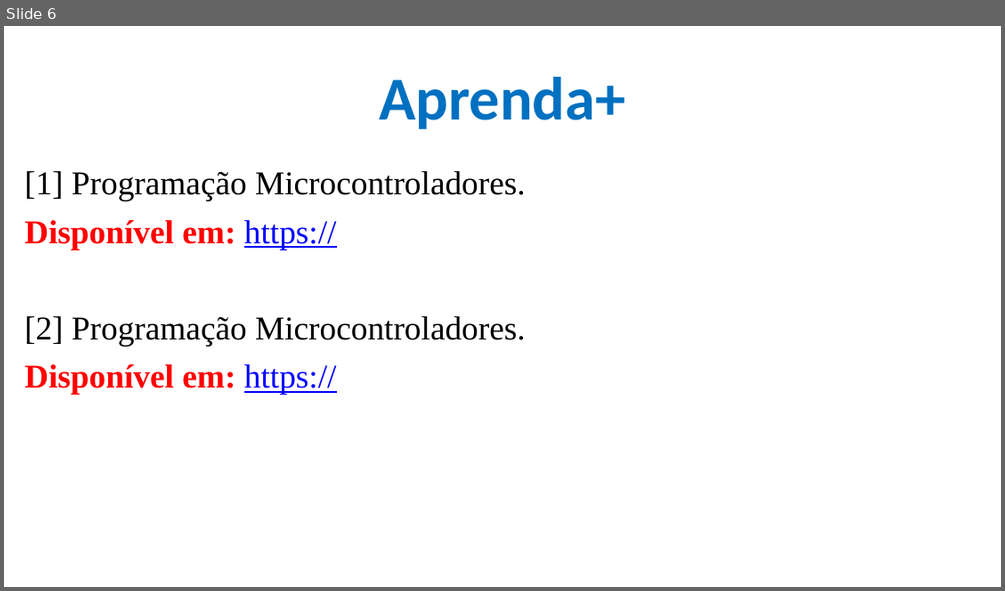
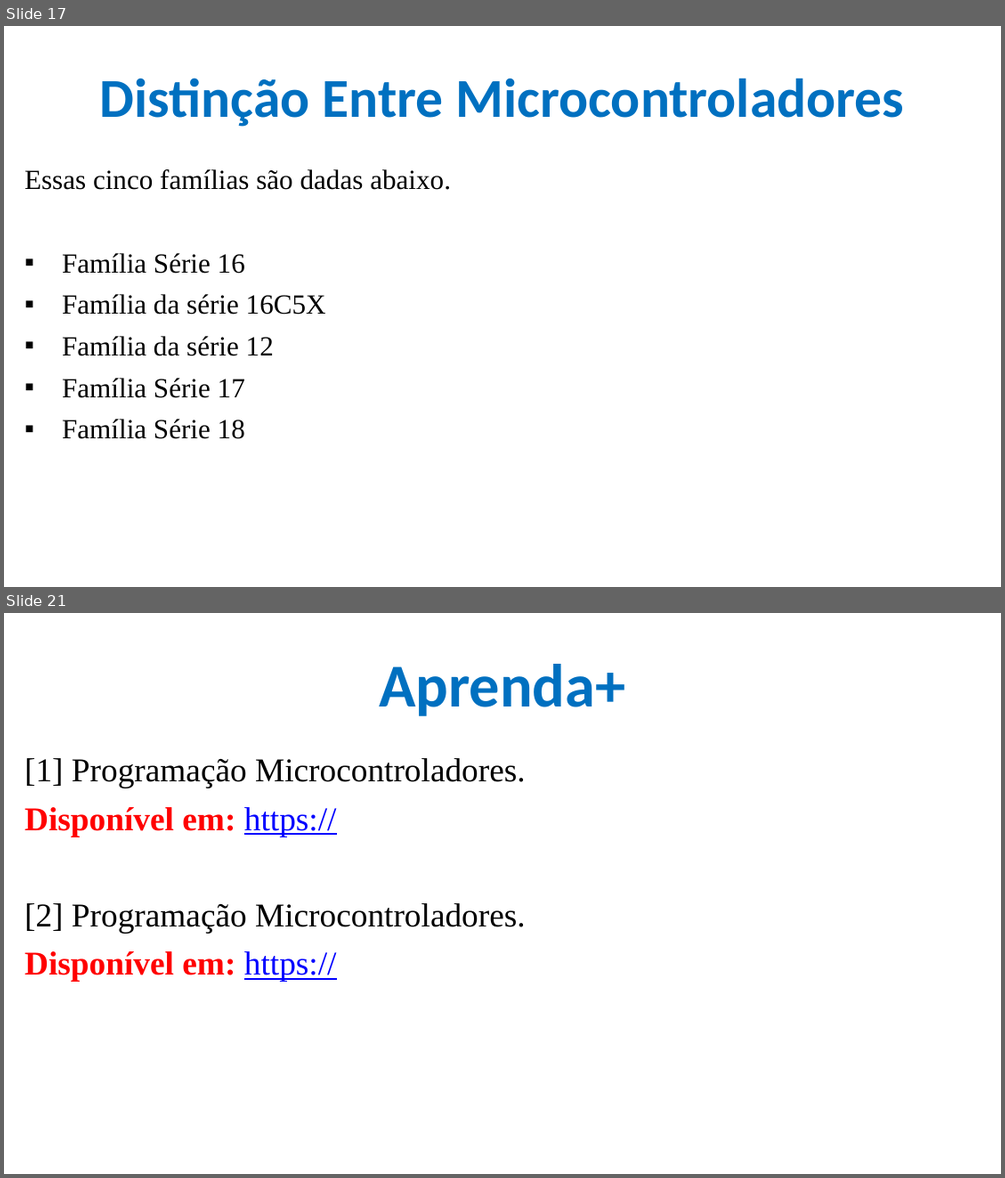
Before and after one commit to CloudEducationBrazil/WydenArea1ProgramacaoMicrocontroladores, a slide deck: 01 Classes/Aula 01 - Programação Microcontroladores.pptx. Shown one above the other, each under a label of ours: slide 6 before the commit, slides 17 and 21 after it; the slides between them are not shown. The pictures are 1005x591 and 1005x1178 pixels, drawn with LibreOffice and Linux fonts; fonts in the diff are those of the drawing; background and template pictures are left out. Boxes give left, top, right and bottom in pixels: in the first picture for what was removed or moved away, otherwise in the second. Text is boxed around its words. In the diff, an @@ line names an element or a change of style, - is before the commit and + after.

Commit message:
Aula 01 Microcontroladores ....

```diff
--- a/01 Classes/Aula 01 - Programação Microcontroladores.pptx
+++ b/01 Classes/Aula 01 - Programação Microcontroladores.pptx
@@ slide 17 added at bbox=[4, 26, 1001, 587], background picture (left out) @@
@@ title added at bbox=[100, 78, 904, 127], 39.6 pt, text #0070C0, bold @@
+Distinção Entre Microcontroladores
@@ text added at bbox=[24, 169, 451, 439], 20 pt, text #000000 @@
+Essas cinco famílias são dadas abaixo.
+▪ Família Série 16
+▪ Família da série 16C5X
+▪ Família da série 12
+▪ Família Série 17
+▪ Família Série 18
@@ what was slide 6 is now slide 21 @@
```
Also in this commit, not shown: 5 slides changed, 14 other slides added.
